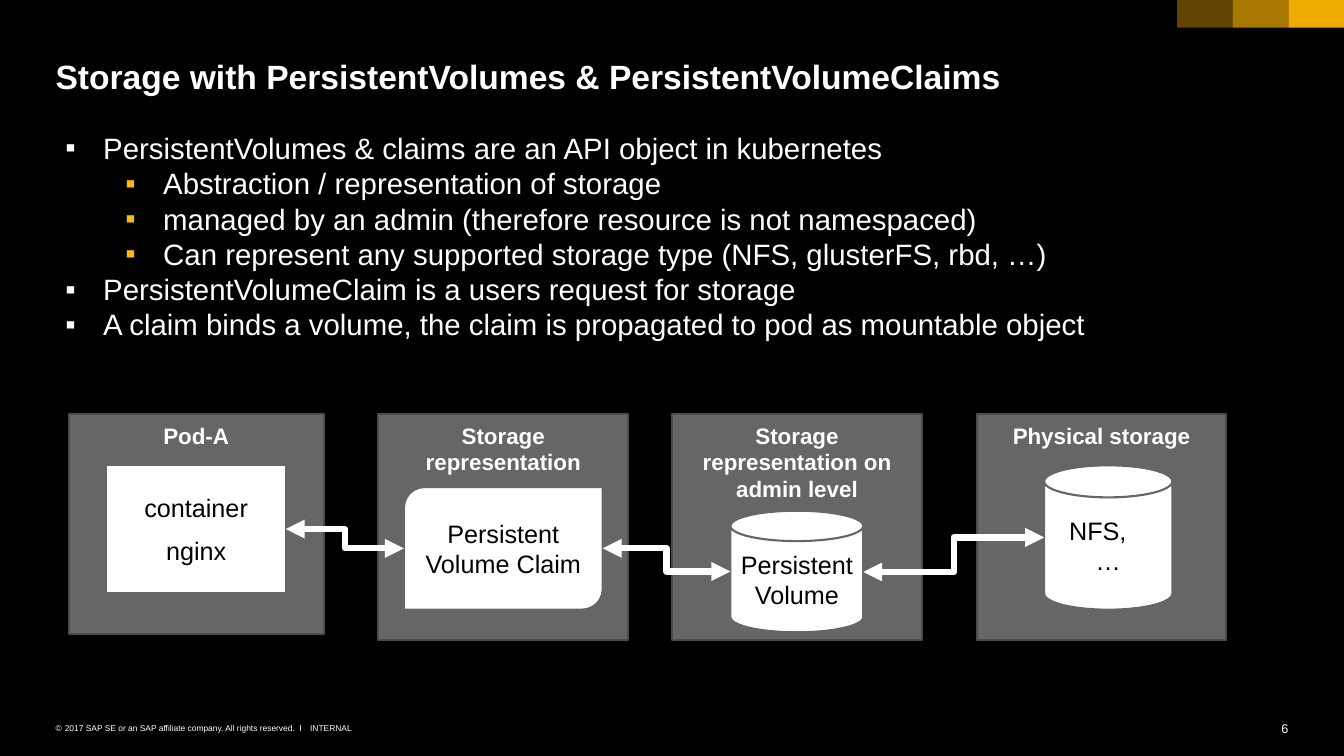
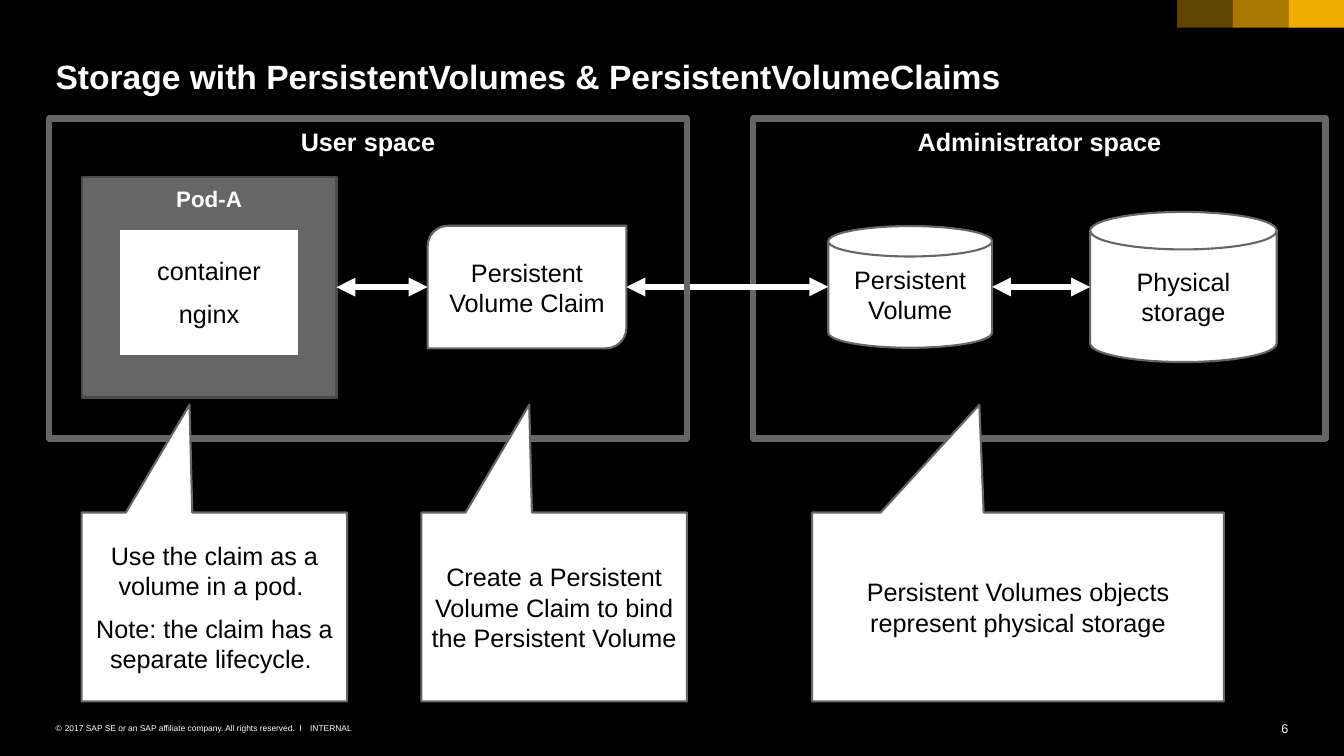
Before and after one commit to cuijiyao01/docker-k8s-training, a slide deck: slide 6 of kubernetes/05_persistence.pptx. Drawn at 1344x756 pixels with LibreOffice and Linux fonts; fonts in the diff are those of the drawing. Boxes give left, top, right and bottom in pixels: in the first picture for what was removed or moved away, otherwise in the second. Text is boxed around its words. In the diff, an @@ line names an element or a change of style, - is before the commit and + after.

```diff
--- a/kubernetes/05_persistence.pptx
+++ b/kubernetes/05_persistence.pptx
@@ rectangle added at bbox=[49, 118, 687, 437], outline #666666 4.5 pt, 18 pt, text #FFFFFF, bold @@
+User space
@@ rectangle added at bbox=[754, 118, 1326, 437], outline #666666 4.5 pt, 18 pt, text #FFFFFF, bold @@
+Administrator space
@@ text removed at bbox=[103, 137, 1084, 341] @@
-▪ PersistentVolumes & claims are an API object in kubernetes
-  ▪ Abstraction / representation of storage
-  ▪ managed by an admin (therefore resource is not namespaced)
-  ▪ Can represent any supported storage type (NFS, glusterFS, rbd, …)
-▪ PersistentVolumeClaim is a users request for storage
-▪ A claim binds a volume, the claim is propagated to pod as mountable object
@@ rectangle "Pod-A": place and size @@
-rectangle "Pod-A" at bbox=[69, 413, 323, 634]
+rectangle "Pod-A" at bbox=[82, 177, 337, 398]
@@ rectangle "container": place and size @@
-rectangle "container" at bbox=[107, 465, 286, 592]
+rectangle "container" at bbox=[119, 229, 298, 356]
@@ round diag rect "Persistent Volume Claim": place and size @@
-round diag rect "Persistent Volume Claim" at bbox=[404, 487, 602, 610]
+round diag rect "Persistent Volume Claim" at bbox=[427, 226, 626, 349]
@@ cylinder "Persistent Volume": place and size @@
-cylinder "Persistent Volume" at bbox=[730, 511, 863, 633]
+cylinder "Persistent Volume" at bbox=[828, 226, 992, 348]
@@ cylinder "Physical storage": place and size @@
-cylinder "Physical storage" at bbox=[976, 413, 1226, 640]
+cylinder "Physical storage" at bbox=[1090, 212, 1276, 362]
@@ cylinder "Physical storage" at bbox=[1090, 212, 1276, 362]: size 16 to 18 pt, text colour #FFFFFF to #000000, bold off; more space between paragraphs; vertical alignment top to middle; rectangle to cylinder; fill #666666 to #FFFFFF; outline #4B4B4B 1.5 pt to #666666 1.5 pt @@
@@ elbow double arrow moved from (286, 529) - (404, 548) to (337, 287) - (427, 287) @@
@@ elbow double arrow moved from (602, 548) - (730, 571) to (627, 287) - (828, 287) @@
@@ elbow double arrow moved from (863, 571) - (1044, 537) to (991, 287) - (1090, 287) @@
@@ rectangle removed at bbox=[379, 413, 629, 640] @@
-Storage representation
@@ rectangle removed at bbox=[672, 413, 922, 640] @@
-Storage representation on admin level
@@ cylinder removed at bbox=[1044, 465, 1172, 610] @@
-NFS, …
@@ speech box added at bbox=[82, 512, 347, 700], fill #FFFFFF, outline #666666 1.5 pt, 18 pt, text #000000 @@
+Use the claim as a volume in a pod.
+Note: the claim has a separate lifecycle.
@@ speech box added at bbox=[421, 512, 686, 700], fill #FFFFFF, outline #666666 1.5 pt, 18 pt, text #000000 @@
+Create a Persistent Volume Claim to bind the Persistent Volume
@@ speech box added at bbox=[812, 512, 1224, 700], fill #FFFFFF, outline #666666 1.5 pt, 18 pt, text #000000 @@
+Persistent Volumes objects represent physical storage
```
Also in this commit, not shown: 3 other slides changed, 3 slides added, 1 slide removed, 1 other file.
